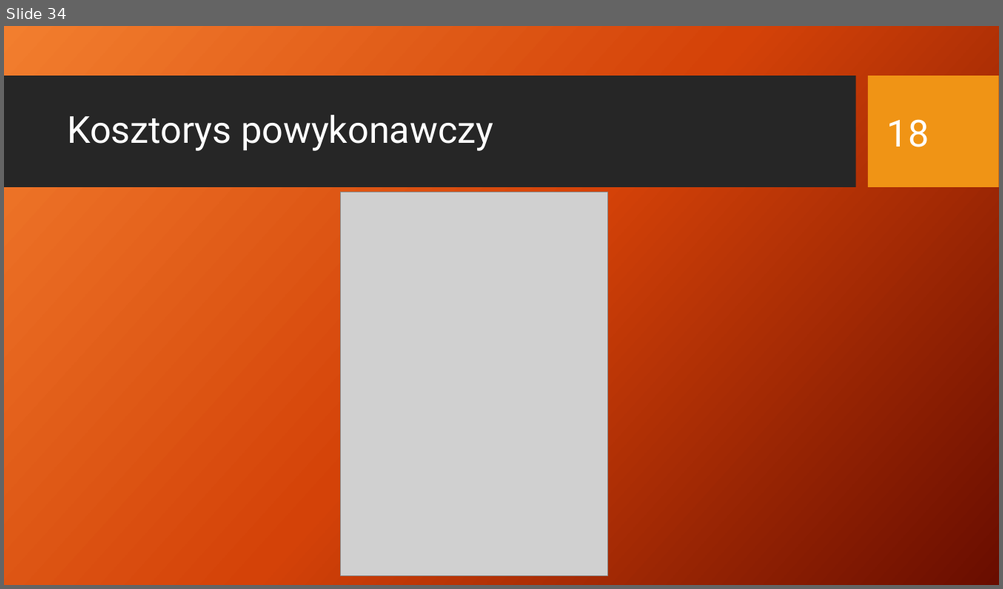
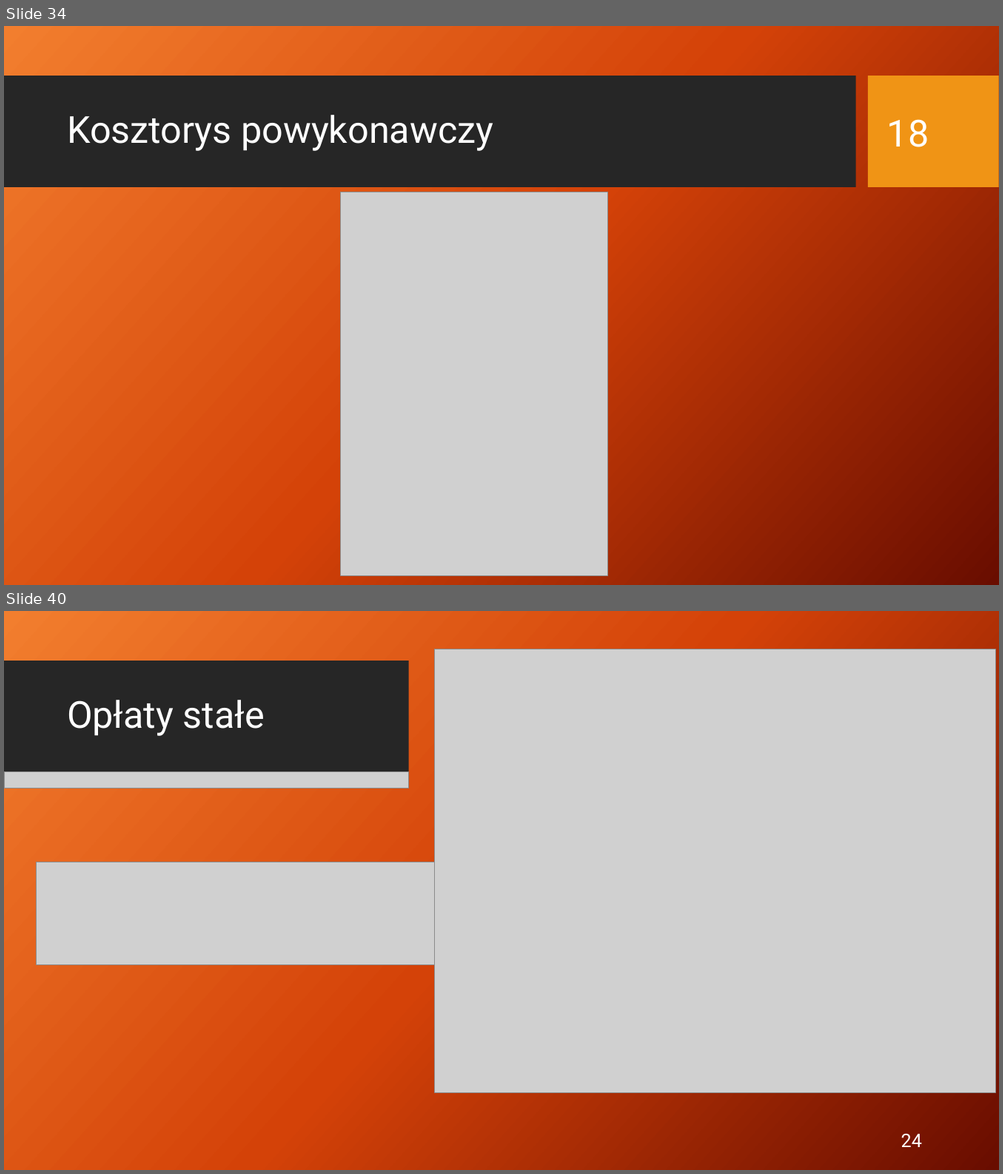
Before and after one commit to rudnickirobert/KWZP2021, a slide deck: Prezentacja_29.04.pptx. Shown one above the other, each under a label of ours: slide 34 before the commit, slides 34 and 40 after it; the slides between them are not shown. The pictures are 1003x589 and 1003x1174 pixels, drawn with LibreOffice and Linux fonts; fonts in the diff are those of the drawing; grey boxes stand for pictures; background and template pictures are left out. Boxes give left, top, right and bottom in pixels: in the first picture for what was removed or moved away, otherwise in the second. Text is boxed around its words. In the diff, an @@ line names an element or a change of style, - is before the commit and + after.

```diff
--- a/Prezentacja_29.04.pptx
+++ b/Prezentacja_29.04.pptx
@@ slide 40 added at (4,611,999,1170), background picture (left out); not listed: 2 template elements that a slide beside it also shows @@
@@ rectangle added at (4,611,999,1170), fill gradient #F18031 to #D54209 to #6A0D00 @@
@@ picture added at (435,649,996,1093) @@
@@ rectangle added at (4,661,408,773), fill #262626 @@
@@ title added at (67,700,264,736), 36 pt, text #FFFFFF @@
+Opłaty stałe
@@ picture added at (4,772,408,788) @@
@@ picture added at (36,862,435,965) @@
@@ text added at (901,1134,922,1147), 18 pt, text #FFFFFF @@
+24
```
Also in this commit, not shown: 4 slides changed, 4 other slides added, 4 slides removed, 31 other files.
